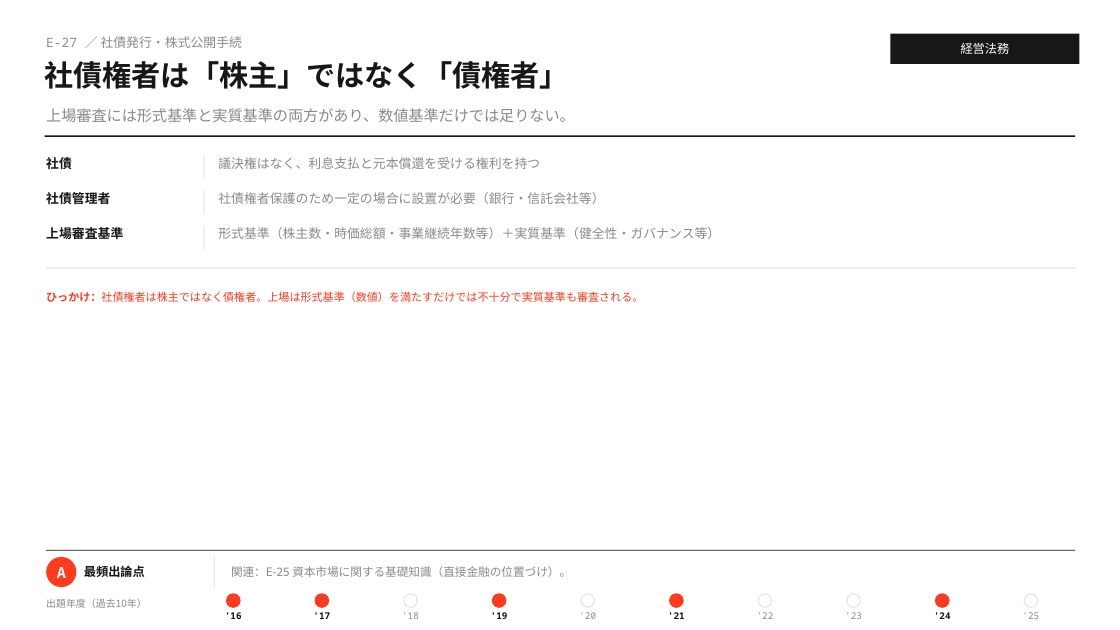
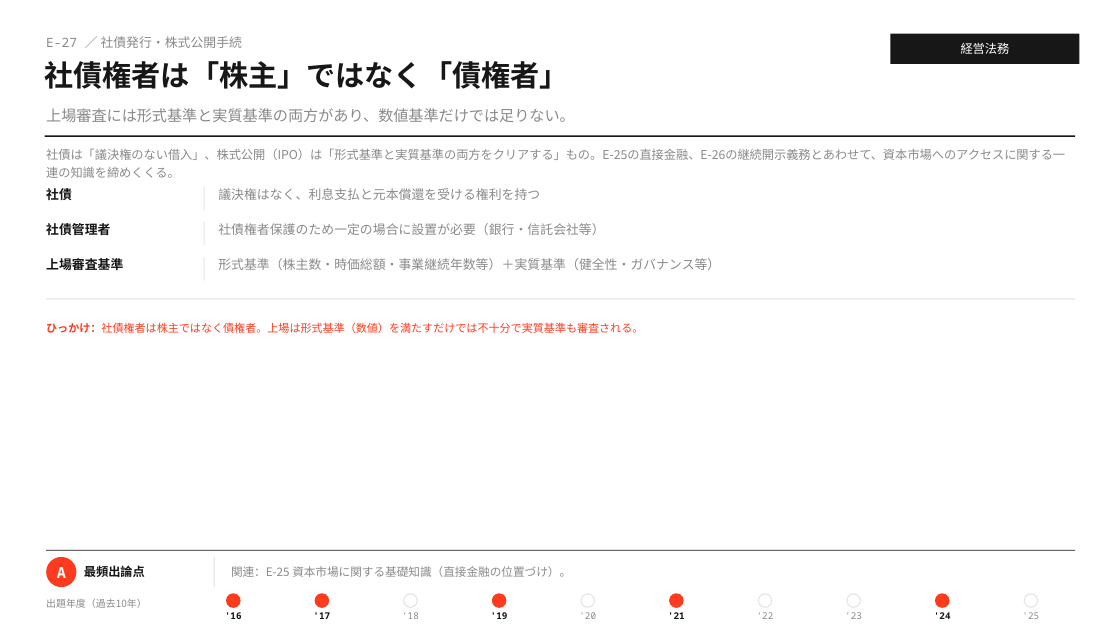
Before and after one commit to MasatoshiSano/SMEC, a slide deck: slide 43 of slides/1st_stage/E_business_law.pptx. Drawn at 1120x630 pixels with LibreOffice and Linux fonts; fonts in the diff are those of the drawing. Boxes give left, top, right and bottom in pixels: in the first picture for what was removed or moved away, otherwise in the second. Text is boxed around its words. In the diff, an @@ line names an element or a change of style, - is before the commit and + after.

```diff
--- a/slides/1st_stage/E_business_law.pptx
+++ b/slides/1st_stage/E_business_law.pptx
@@ text added at [46,148,1065,178], 10.5 pt, text #8A8A8A @@
+社債は「議決権のない借入」、株式公開（IPO）は「形式基準と実質基準の両方をクリアする」もの。E-25の直接金融、E-26の継続開示義務とあわせて、資本市場へのアクセスに関する一連の知識を締めくくる。
@@ line moved from (204, 191) - (204, 214) to (204, 187) - (204, 210) @@
@@ line moved from (204, 155) - (204, 179) to (204, 257) - (204, 281) @@
@@ 7 texts, 1 line: place and size @@
-7 texts, 1 line at [46,157,1075,302]
+7 texts, 1 line at [46,188,1075,333]
```
Also in this commit, not shown: 26 other slides changed, 2 other files.
